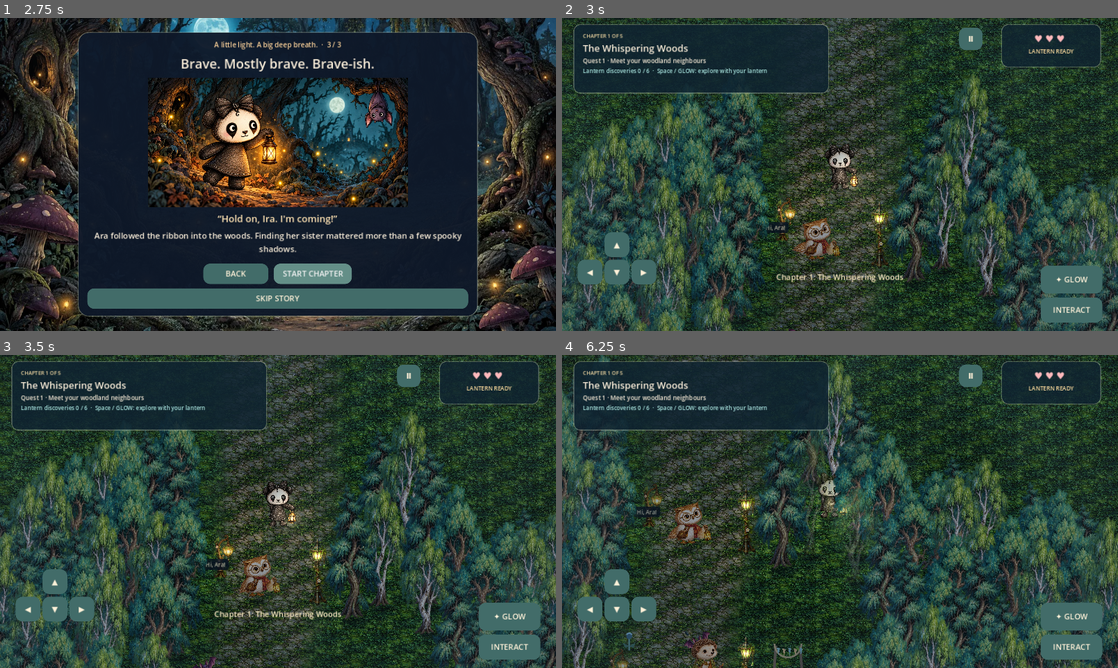
Above: before the commit, frames 1-4 (two rows, left to right).
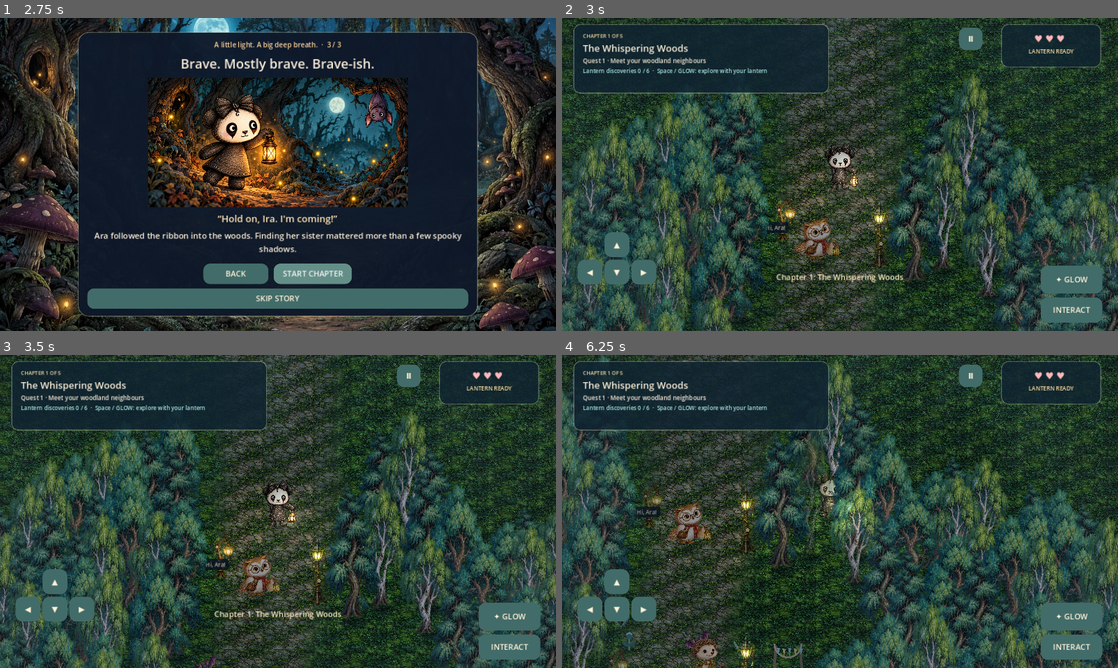
Above: after the commit, the same moments.

Repository: skhaze94-cloud/Ira-Panda-Adventure
Game: Godot game, scene res://scenes/main.tscn
Two runs of this game, one before a commit and one after it. Both use one fixed random seed, a clock stepped at 60 frames per second and the inputs below.
Inputs (mouse positions are in pixels of both pictures, inside the frame that each line leads up to):
- Up to frame 1 (2.75 s): click "START ADVENTURE" at 0.5 s; click "NEXT PAGE" at 1.25 s; click "NEXT PAGE" at 2 s
- Up to frame 2 (3 s): click "START CHAPTER" at 2.75 s
- Up to frame 3 (3.5 s): no input
- Up to frame 4 (6.25 s): click "✦ GLOW" at 3.5 s; tap Enter at 4.25, 5.1 s; move the mouse to (962, 495) at 4.27 s; hold D 4.28-5.03 s; tap E at 4.35, 5.85 s; click (962, 495) at 4.42 s; tap Space at 4.52, 4.82, 5.27, 5.57 s; move the mouse to (728, 527) at 5.02 s; hold S 5.03-5.78 s; move the mouse to (895, 442) at 5.77 s; hold D from 5.78 s (still down)

Frame 1 is identical in both runs. In frame 2, less than 0.1% of the frame differs, in the area x 33-62%, y 40-100%; in frame 3, less than 0.1%; in frame 4, 1.4%, in the area x 9-58%, y 21-95%.

Commit message:
Masterclass 2/3: align panda rig and animate shaded woodland flora

Diff:
--- a/scripts/lantern_trails.gd
+++ b/scripts/lantern_trails.gd
@@ -41,7 +41,7 @@
 		var x: float = [7.5,n*0.36,n*0.64][i]
 		var p := Vector2(x,game._path_y(x)+(2.0 if i % 2 == 0 else -2.0))
 		if game._blocked(p): p = _on_path(x)
-		plants.append({"pos":p,"awake":false,"index":i})
+		plants.append({"pos":p,"awake":false,"bloom":0.0,"index":i})
 	for i in range(targets.size()):
 		var target := targets[i]
 		var x := 24.5 if game.level_index == 0 else target.x-3.6
@@ -77,6 +77,9 @@
 
 func update(dt: float) -> void:
 	if game.state != "play": return
+	for plant in plants:
+		if plant.awake:
+			plant.bloom = 1.0 if game.quieter_motion else minf(1.0,float(plant.bloom)+dt/0.8)
 	for track in tracks: track.time = maxf(0.0,float(track.time)-dt)
 	for stone in stones: stone.time = maxf(0.0,float(stone.time)-dt)
 
@@ -94,6 +97,7 @@
 	for plant in plants:
 		if plant.awake or game.player.distance_to(plant.pos) > PLANT_RADIUS: continue
 		plant.awake = true
+		if game.quieter_motion: plant.bloom = 1.0
 		discovered += 1
 		game._burst(plant.pos)
 		var restored: bool = game.heart < 3
--- a/scripts/render.gd
+++ b/scripts/render.gd
@@ -130,7 +130,9 @@
 	var crop: Array = TREE_RECTS[level_index*3 + int(t.variant)]
 	var w: float = minf(tile*2.25,h*float(crop[2])/float(crop[3]))
 	_shadow(at,30*t["size"])
-	var alpha := 0.28 if at.y > _project(player).y and absf(at.x-_project(player).x)<tile*1.2 and at.y-_project(player).y < h*0.7 else 1.0
+	var relative := at-_project(player)
+	var overlap := (1.0-smoothstep(tile*0.65,tile*1.3,absf(relative.x)))*smoothstep(0.0,18.0,relative.y)*(1.0-smoothstep(h*0.55,h*0.78,relative.y))
+	var alpha := lerpf(1.0,0.28,overlap)
 	var sway: float = sin(elapsed * 0.8 + t.pos.x) * 0.013 if not quieter_motion else 0.0
 	draw_set_transform(at,sway)
 	_draw_crop("trees-v2",crop,Rect2(Vector2(-w*0.5,-h),Vector2(w,h)),Color(1,1,1,alpha))
@@ -272,7 +274,13 @@
 		_draw_png("woodland-door",at,170,168)
 	elif level_index == 4:
 		_draw_crop("decor",DECOR_RECTS[5],Rect2(at-Vector2(110,200),Vector2(220,200)))
-		if quest_done: _draw_png("ira",at+Vector2(45,5),65,82)
+		if quest_done:
+			var breath := sin(elapsed*1.8)*0.012 if not quieter_motion else 0.0
+			var ira_at := at+Vector2(45,5)
+			_shadow(ira_at,22)
+			draw_set_transform(ira_at,0,Vector2(1.0-breath,1.0+breath))
+			_draw_png("ira",Vector2.ZERO,65,82)
+			draw_set_transform(Vector2.ZERO)
 	else:
 		_draw_crop("lamps-v2",LAMP_RECTS[level_index*2],Rect2(at-Vector2(100,152),Vector2(75,152)))
 		_draw_crop("lamps-v2",LAMP_RECTS[level_index*2],Rect2(at+Vector2(28,-152),Vector2(75,152)))
@@ -288,8 +296,8 @@
 	var rect: Array = RIG_RECTS[index]
 	# Mirror both the shoulder position AND the local crop around the body.
 	var root := _ara_root()
-	var mirrored := root + Vector2((center.x-root.x)*facing,center.y-root.y)
-	draw_set_transform(mirrored,spin*facing,Vector2(facing,1))
+	var mirrored := _ara_frame(center-root)
+	draw_set_transform(mirrored,spin*facing+(body_lean if not quieter_motion else 0.0),Vector2(facing,1))
 	_draw_crop("ara-rig-22",rect,Rect2(-wh*pivot,wh))
 	draw_set_transform(Vector2.ZERO)
 
@@ -303,10 +311,10 @@
 	_rig_part(4,base+Vector2(-12,-9+gait*2),Vector2(18,14),-gait*0.15)
 	_rig_part(5,base+Vector2(12,-9-gait*2),Vector2(18,14),gait*0.15)
 	_rig_part(2,base+Vector2(-14,-52-breath),Vector2(18,34),gait*0.16,Vector2(0.42,0.10))
-	_rig_part(1,base+Vector2(0,-35-breath),Vector2(45,44),body_lean*facing if not quieter_motion else 0.0)
+	_rig_part(1,base+Vector2(0,-35-breath),Vector2(45,44),0.0)
 	var lift := sin((1-pulse/GLOW_TIME)*PI) if pulse > 0 else 0.0
 	_rig_part(3,base+Vector2(14,-51-breath),Vector2(35,49),-lift*0.42+gait*0.04,Vector2(0.16,0.10))
-	_rig_part(0,base+Vector2(0,-52-breath),Vector2(70,59),(body_lean*facing*0.6+sin(elapsed*1.4)*0.03 if not quieter_motion else 0.0),Vector2(0.5,0.95))
+	_rig_part(0,base+Vector2(0,-52-breath),Vector2(70,59),(sin(elapsed*1.4)*0.018 if not quieter_motion else 0.0),Vector2(0.5,0.95))
 	_draw_halo(_lantern_tip(),62,COLORS[level_index],2.0)
 
 
@@ -321,21 +329,19 @@
 	var gait: float = sin(foot_time)*minf(1.0,walk_dir.length()) if not quieter_motion else 0.0
 	var arm_spin: float = -lift*0.42+gait*0.04
 	var tip := Vector2(14,-51-breath) + Vector2(19,32).rotated(arm_spin)
-	return _ara_root()+Vector2(tip.x*facing,tip.y)
+	return _ara_frame(tip)
+
+func _ara_frame(local: Vector2) -> Vector2:
+	var pivot := Vector2(0,-32)
+	var tilt := body_lean if not quieter_motion else 0.0
+	var mirrored := Vector2(local.x*facing,local.y)
+	return _ara_root()+pivot+(mirrored-pivot).rotated(tilt)
 
 func _draw_level_surface() -> void:
 	# Effects sit above the textured ground and below every depth-sorted actor.
 	_draw_chapter_landscape()
 	if level_index == 2:
 		var x: float = _station().x + 1.4
-		var a := _project(Vector2(x, _path_y(x)-5))
-		var b := _project(Vector2(x, _path_y(x)+5))
-		var side := Vector2(tile*0.8,tile*0.39)
-		draw_colored_polygon(PackedVector2Array([a-side,a+side,b+side,b-side]),Color(0.08,0.30,0.43,0.82))
-		for i in range(18):
-			var f := float(i)/18.0
-			var at := a.lerp(b,f)+side*sin((0.0 if quieter_motion else elapsed)*1.4+float(i))*0.16
-			draw_line(at-side*0.65,at+side*0.65,Color(0.53,0.87,0.92,0.13),1.4,true)
 		if quest_done:
 			# Real planks cross the full brook, rather than just an upright bridge picture.
 			for i in range(9):
@@ -351,7 +357,7 @@
 		if not _visible(at,50): continue
 		match level_index:
 			0: # Little leaf clusters along the birch trail.
-				draw_line(at,at+Vector2(5,-3),Color(0.72,0.64,0.36,0.45),2,true)
+				_storybook_fern(at,float(i))
 			1: # Violet glowcaps with clear luminous caps.
 				draw_line(at,at-Vector2(0,12),Color(0.75,0.66,0.84,0.7),2,true)
 				_disc(at-Vector2(0,13),5,Color(0.69,0.49,0.98,0.85))
@@ -360,9 +366,7 @@
 				draw_line(at-Vector2(3,0),at+Vector2(3,0),Color(0.82,0.85,1,twinkle),1,true)
 				draw_line(at-Vector2(0,3),at+Vector2(0,3),Color(0.82,0.85,1,twinkle),1,true)
 			4: # Petals encircle a warm moonflower garden.
-				for petal in range(5):
-					var offset := Vector2(4,0).rotated(float(petal)*TAU/5.0)
-					_disc(at+offset-Vector2(0,6),2.4,Color(0.96,0.77,0.85,0.68))
+				_woodland_flower(at-Vector2(0,7),Color("#e4bdce"),7.0)
 
 func _world_polygon(points: Array, tint: Color) -> void:
 	var projected := PackedVector2Array()
@@ -393,17 +397,13 @@
 				for i in range(18):
 					var p := center+Vector2(3.6,0).rotated(float(i)*TAU/18.0)
 					var at := _project(p)
-					draw_line(at,at-Vector2(0,17),Color("#b4a2c8"),3,true)
-					_draw_halo(at-Vector2(0,18),24,Color("#b995ff"),0.7)
-					_disc(at-Vector2(0,18),7,Color("#aa7bd4"))
-					_disc(at-Vector2(2,20),2,Color("#ece0ff"))
+					_storybook_mushroom(at,8.0,17.0,Color("#b191d4"),float(i))
 		2:
 			# Pebble pools and reeds track the brook banks, leaving the walk clear.
 			for x in [16.0,29.0,43.0,55.0]:
 				var p := Vector2(x,_path_y(x)+5.8)
 				if not _visible(_project(p),tile*5): continue
-				_world_oval(p,Vector2(2.9,1.8),Color("#527076"))
-				_world_oval(p,Vector2(2.55,1.5),Color("#214d64"))
+
 				for i in range(8):
 					var at := _project(p+Vector2(2.7,0).rotated(float(i)*TAU/8.0))
 					_disc(at,5,Color("#859f9d"))
@@ -413,9 +413,15 @@
 			if _visible(_project(center),tile*14):
 				_world_oval(center,Vector2(8,8),Color(0.28,0.29,0.46,0.26))
 				for ring in [2.8,4.5,7.5]:
-					for i in range(48):
-						var p := center+Vector2(ring,0).rotated(float(i)*TAU/48.0)
-						_disc(_project(p),3.0,Color(0.77,0.79,1,0.72))
+					var orbit := PackedVector2Array()
+					for i in range(65):
+						orbit.append(_project(center+Vector2(ring,0).rotated(float(i)*TAU/64.0)))
+					draw_polyline(orbit,Color(0.77,0.79,1,0.22),1.3,true)
+					for i in range(12):
+						var angle := float(i)*TAU/12.0+(elapsed*0.025 if not quieter_motion else 0.0)
+						var star := _project(center+Vector2(ring,0).rotated(angle))
+						_disc(star,2.1,Color(0.87,0.87,1,0.65))
+						if graphics_quality>0: _draw_halo(star,12,Color("#c7bfff"),0.7)
 				for i in range(runes.size()-1):
 					var a := _project(runes[i].pos)-Vector2(0,60)
 					var b := _project(runes[i+1].pos)-Vector2(0,60)
@@ -429,9 +435,7 @@
 					_draw_crop("quests-23",QUEST_RECTS[6],Rect2(_project(p)-Vector2(23,55),Vector2(46,55)))
 					for i in range(9):
 						var at := _project(p+Vector2(0.9,0).rotated(float(i)*TAU/9.0))
-						for petal in range(5):
-							_disc(at+Vector2(4,0).rotated(float(petal)*TAU/5.0)-Vector2(0,10),3.2,Color("#d8a8c5"))
-						_disc(at-Vector2(0,10),2.8,Color("#ffe6a0"))
+						_woodland_flower(at-Vector2(0,10),Color("#d8a8c5"),8.0)
 
 func _draw_landmark(mark: Dictionary) -> void:
 	var at := _project(mark.pos)
@@ -543,14 +547,12 @@
 	var stem := at-Vector2(0,32+bob)
 	draw_line(at,stem,Color("#699c94"),3,true)
 	for side in [-1.0,1.0]:
-		var leaf := PackedVector2Array([at-Vector2(0,9),at+Vector2(side*15,-18),at+Vector2(side*9,-5)])
-		draw_colored_polygon(leaf,Color("#83b5a4") if awake else Color("#46786b"))
+		_storybook_petal(at-Vector2(0,9),-0.65 if side>0 else PI+0.65,19.0,5.5,Color("#83b5a4") if awake else Color("#46786b"))
 	_draw_halo(stem,70 if awake else 28,Color("#94ffe1"),2.4 if awake else 0.5)
 	if awake:
 		for petal in range(7):
-			var offset := Vector2(9,0).rotated(float(petal)*TAU/7.0)
-			_disc(stem+offset,6,Color("#87d6cb"))
-			_disc(stem+offset*1.15,2.8,Color("#c9fff0"))
+			var opening := smoothstep(0.0,1.0,float(plant.bloom))
+			_storybook_petal(stem,float(petal)*TAU/7.0,lerpf(5.0,17.0,opening),lerpf(2.0,6.5,opening),Color("#a4eee0"))
 		_disc(stem,6.5,Color("#fff0b0"))
 	else:
 		_disc(stem,7,Color("#416f87"))
@@ -609,11 +611,7 @@
 			for i in range(3):
 				var foot := at+Vector2((i-1)*22,abs(i-1)*6)
 				var h := 35.0+float(i%2)*18.0
-				draw_line(foot,foot-Vector2(0,h),Color("#cfb9ab"),7,true)
-				var cap := foot-Vector2(0,h)
-				_disc(cap,19 if i==1 else 14,Color("#8b80ad"))
-				draw_arc(cap,15 if i==1 else 11,PI,TAU,16,Color("#c4abdb"),4,true)
-				_disc(cap+Vector2(-5,-4),2.5,Color("#f2dfaa"))
+				_storybook_mushroom(foot,19.0 if i==1 else 14.0,h,Color("#a58bc1"),float(prop.phase)+i)
 		"lily":
 			for i in range(3):
 				var pad := at+Vector2((i-1)*24,i%2*12)
@@ -640,9 +638,29 @@
 				var angle := PI+float(i)*PI/6.0
 				_woodland_flower(at-Vector2(0,69)+Vector2(34,0).rotated(angle),Color("#e4b8c9") if i%2 else Color("#b8d5bc"),6)
 
+var flower_texture: ImageTexture
 func _woodland_flower(at: Vector2, tint: Color, radius: float) -> void:
-	for i in range(5): _disc(at+Vector2(radius*0.65,0).rotated(float(i)*TAU/5.0),radius*0.5,tint)
-	_disc(at,radius*0.3,Color("#ffe9b4"))
+	if flower_texture == null:
+		var image := Image.create(96,96,false,Image.FORMAT_RGBA8)
+		for y in range(96):
+			for x in range(96):
+				var q := Vector2((float(x)+0.5)/48.0-1.0,(float(y)+0.5)/48.0-1.0)
+				var result := Color(0,0,0,0)
+				for i in range(5):
+					var local := q.rotated(-float(i)*TAU/5.0)
+					var v := local.y/0.42
+					var distance := Vector2((local.x-0.5)*2.0,v).length()
+					var alpha := 1.0-smoothstep(0.94,1.0,distance)
+					if alpha<=result.a: continue
+					var shade := 0.89-v*0.12
+					var vein := (1.0-smoothstep(0.01,0.055,absf(v)))*smoothstep(0.08,0.2,local.x)*(1.0-smoothstep(0.65,0.88,local.x))
+					shade -= vein*0.16
+					result = Color(shade,shade,shade,alpha)
+				image.set_pixel(x,y,result)
+		flower_texture = ImageTexture.create_from_image(image)
+	draw_texture_rect(flower_texture,Rect2(at-Vector2.ONE*radius,Vector2.ONE*radius*2.0),false,tint)
+	_disc(at,radius*0.27,Color("#b88b54"))
+	_disc(at-Vector2(0,radius*0.08),radius*0.19,Color("#fff0ba"))
 
 func _draw_woodland_air() -> void:
 	var clock := 0.0 if quieter_motion else elapsed
@@ -658,10 +676,12 @@
 				_disc(at,2.1,Color(1.0,0.89,0.57,alpha))
 				if responding: _draw_halo(at,17,Color("#ffe8a9"),2.0)
 			1,4:
-				var tint := Color("#c8b7ec") if level_index==1 else Color("#f1becd")
-				_disc(at+Vector2(-wing,0),wing,tint)
-				_disc(at+Vector2(wing,0),wing,tint)
-				draw_line(at+Vector2(0,-3),at+Vector2(0,4),Color("#ffe6ad"),1.5,true)
+				var tint := Color("#e4c9ef") if level_index==1 else Color("#ffe3b4")
+				if responding: tint = Color("#b9ffe0")
+				for side in [-1.0,1.0]:
+					_storybook_petal(at,-0.8 if side>0 else PI+0.8,wing*2.2,wing*0.85,tint)
+					_storybook_petal(at,0.65 if side>0 else PI-0.65,wing*1.5,wing*0.6,tint.darkened(0.13))
+				draw_line(at-Vector2(0,4),at+Vector2(0,4),Color("#59626c"),1.5,true)
 			2:
 				var ripple := fmod(clock*0.45+phase,1.0)
 				var water := _project(creature.home)+Vector2(0,8)
@@ -714,3 +734,55 @@
 		gradient.colors = PackedColorArray([Color.WHITE,Color.WHITE,Color(1,1,1,0)])
 		disc_texture.gradient = gradient
 	draw_texture_rect(disc_texture,Rect2(at-Vector2.ONE*radius,Vector2.ONE*radius*2),false,tint)
+
+# Build one tiny shaded petal texture, then reuse it for flowers, ferns and wings.
+# Textured quads batch across hundreds of petals; per-petal polygons do not.
+var petal_texture: ImageTexture
+func _storybook_petal(at: Vector2, angle: float, length_px: float, width: float, tint: Color) -> void:
+	if petal_texture == null:
+		var image := Image.create(96,48,false,Image.FORMAT_RGBA8)
+		for y in range(48):
+			for x in range(96):
+				var u := (float(x)+0.5)/96.0
+				var v := (float(y)+0.5)/24.0-1.0
+				var distance := Vector2((u-0.5)*2.0,v).length()
+				var alpha := 1.0-smoothstep(0.94,1.0,distance)
+				var shade := 0.89-v*0.12
+				var vein := (1.0-smoothstep(0.01,0.055,absf(v)))*smoothstep(0.08,0.2,u)*(1.0-smoothstep(0.65,0.88,u))
+				shade -= vein*0.16
+				image.set_pixel(x,y,Color(shade,shade,shade,alpha))
+		petal_texture = ImageTexture.create_from_image(image)
+	draw_set_transform(at,angle)
+	draw_texture_rect(petal_texture,Rect2(Vector2(0,-width),Vector2(length_px,width*2.0)),false,tint)
+	draw_set_transform(Vector2.ZERO)
+
+func _storybook_mushroom(foot: Vector2, radius: float, height_px: float, tint: Color, phase: float) -> void:
+	var sway := sin(elapsed*1.2+phase)*radius*0.035 if not quieter_motion else 0.0
+	var cap := foot+Vector2(sway,-height_px)
+	draw_line(foot,cap,Color("#ad93b1"),maxf(2.0,radius*0.28),true)
+	draw_line(foot-Vector2(radius*0.07,0),cap-Vector2(radius*0.07,0),Color("#e3ced5"),maxf(1.0,radius*0.10),true)
+	var shape := PackedVector2Array()
+	var shades := PackedColorArray()
+	for i in range(17):
+		var angle := PI+float(i)*PI/16.0
+		shape.append(cap+Vector2(cos(angle)*radius,sin(angle)*radius*0.72))
+		shades.append(tint.lightened(0.23) if i<9 else tint.darkened(0.15))
+	draw_polygon(shape,shades)
+	draw_set_transform(cap,0,Vector2(1,0.23))
+	_disc(Vector2.ZERO,radius,tint.darkened(0.30))
+	draw_set_transform(Vector2.ZERO)
+	draw_line(cap-Vector2(radius,0),cap+Vector2(radius,0),tint.lightened(0.26),1.5,true)
+	for i in range(3):
+		_disc(cap+Vector2((float(i)-1.0)*radius*0.48,-radius*(0.24 if i%2 else 0.38)),radius*0.09,Color("#f4e4c6"))
+	_draw_halo(cap,radius*2.2,tint,0.55)
+
+func _storybook_fern(at: Vector2, phase: float) -> void:
+	var sway := sin(elapsed*0.9+phase)*2.0 if not quieter_motion else 0.0
+	for branch in [-1.0,1.0]:
+		var tip := at+Vector2(branch*18+sway,-25)
+		draw_line(at,tip,Color("#648978"),1.1,true)
+		for i in range(1,5):
+			var center := at.lerp(tip,float(i)/5.0)
+			var length_px := 10.0-float(i)
+			_storybook_petal(center,-0.6 if branch>0 else PI+0.6,length_px,2.3,Color("#83aa8e"))
+			_storybook_petal(center,0.5 if branch>0 else PI-0.5,length_px*0.8,2.0,Color("#547d6c"))
